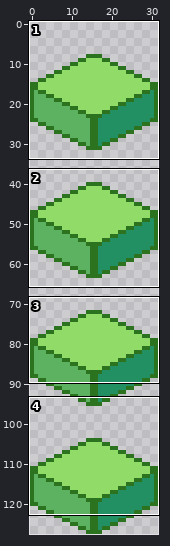
Two states of a pixel-art file, Assets/Art/S_Wall_Generic.aseprite. The picture above shows the old version from afar; the outline marks the close-up.
Close-up. Old version:
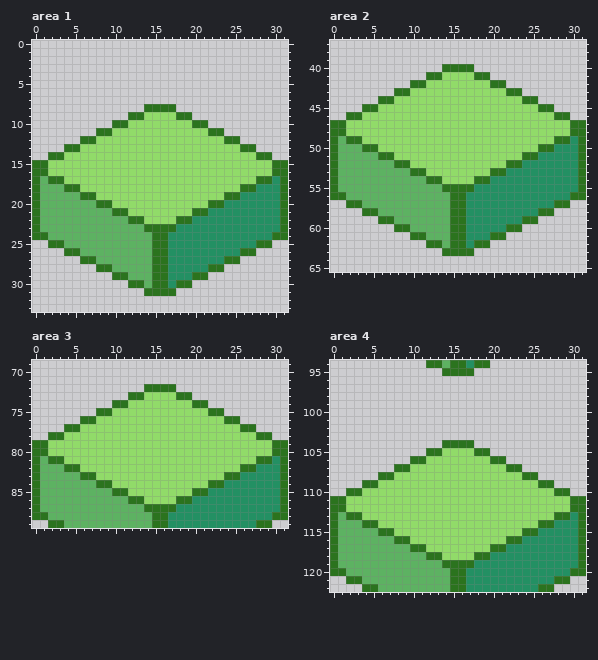
32x128 pixels, 1 frame. Shown: area 1: x 0..31, y 0..33; area 2: x 0..31, y 37..65; area 3: x 0..31, y 69..89; area 4: x 0..31, y 94..122.
After:
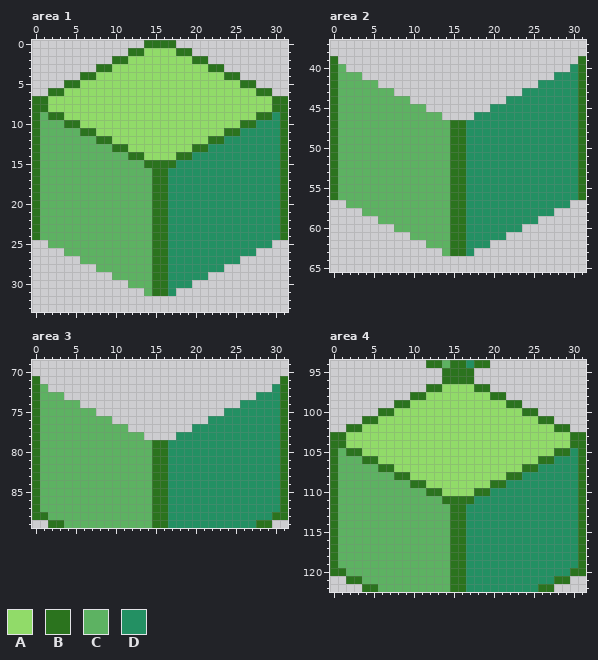
Palette (. is transparent): A #91db69  B #2b731e  C #5db262  D #239063
Changes in this commit:
Area 1:
y 0: x 14..17 .... -> BBBB
y 1: x 12..19 ........ -> BBAAAABB
y 2: x 10..21 ............ -> BBAAAAAAAABB
y 3: x 8..23 ................ -> BBAAAAAAAAAAAABB
y 4: x 6..25 .................... -> BBAAAAAAAAAAAAAAAABB
y 5: x 4..27 ........................ -> BBAAAAAAAAAAAAAAAAAAAABB
y 6: x 2..29 ............................ -> BBAAAAAAAAAAAAAAAAAAAAAAAABB
y 7: x 0..31 ................................ -> BBAAAAAAAAAAAAAAAAAAAAAAAAAAAABB
y 8: x 0..31 ..............BBBB.............. -> BBAAAAAAAAAAAAAAAAAAAAAAAAAAAABB
y 9: x 0..13 ............BB -> BCBBAAAAAAAAAA; x 18..31 BB............ -> AAAAAAAAAABBDB
y 10: x 0..11 ..........BB -> BCCCBBAAAAAA; x 20..31 BB.......... -> AAAAAABBDDDB
y 11: x 0..9 ........BB -> BCCCCCBBAA; x 22..31 BB........ -> AABBDDDDDB
y 12: x 0..9 ......BBAA -> BCCCCCCCBB; x 22..31 AABB...... -> BBDDDDDDDB
y 13: x 0..11 ....BBAAAAAA -> BCCCCCCCCCBB; x 20..31 AAAAAABB.... -> BBDDDDDDDDDB
y 14: x 0..13 ..BBAAAAAAAAAA -> BCCCCCCCCCCCBB; x 18..31 AAAAAAAAAABB.. -> BBDDDDDDDDDDDB
y 15: x 1..30 BAAAAAAAAAAAAAAAAAAAAAAAAAAAAB -> CCCCCCCCCCCCCBBBBDDDDDDDDDDDDD
y 16: x 1..30 BAAAAAAAAAAAAAAAAAAAAAAAAAAAAB -> CCCCCCCCCCCCCCBBDDDDDDDDDDDDDD
y 17: x 2..29 BBAAAAAAAAAAAAAAAAAAAAAAAABB -> CCCCCCCCCCCCCBBDDDDDDDDDDDDD
y 18: x 4..27 BBAAAAAAAAAAAAAAAAAAAABB -> CCCCCCCCCCCBBDDDDDDDDDDD
y 19: x 6..25 BBAAAAAAAAAAAAAAAABB -> CCCCCCCCCBBDDDDDDDDD
y 20: x 8..23 BBAAAAAAAAAAAABB -> CCCCCCCBBDDDDDDD
y 21: x 10..21 BBAAAAAAAABB -> CCCCCBBDDDDD
y 22: x 12..19 BBAAAABB -> CCCBBDDD
y 23: x 14 B -> C; x 17 B -> D
y 24: x 1 B -> C; x 30 B -> D
y 25: x 2..3 BB -> CC; x 28..29 BB -> DD
y 26: x 4..5 BB -> CC; x 26..27 BB -> DD
y 27: x 6..7 BB -> CC; x 24..25 BB -> DD
y 28: x 8..9 BB -> CC; x 22..23 BB -> DD
y 29: x 10..11 BB -> CC; x 20..21 BB -> DD
y 30: x 12..13 BB -> CC; x 18..19 BB -> DD
y 31: x 14 B -> C; x 17 B -> D
Area 2:
y 39: x 0 . -> B; x 31 . -> B
y 40: x 0..1 .. -> BC; x 14..17 BBBB -> ....; x 30..31 .. -> DB
y 41: x 0..3 .... -> BCCC; x 12..19 BBAAAABB -> ........; x 28..31 .... -> DDDB
y 42: x 0..5 ...... -> BCCCCC; x 10..21 BBAAAAAAAABB -> ............; x 26..31 ...... -> DDDDDB
y 43: x 0..31 ........BBAAAAAAAAAAAABB........ -> BCCCCCCC................DDDDDDDB
y 44: x 0..31 ......BBAAAAAAAAAAAAAAAABB...... -> BCCCCCCCCC............DDDDDDDDDB
y 45: x 0..31 ....BBAAAAAAAAAAAAAAAAAAAABB.... -> BCCCCCCCCCCC........DDDDDDDDDDDB
y 46: x 0..31 ..BBAAAAAAAAAAAAAAAAAAAAAAAABB.. -> BCCCCCCCCCCCCC....DDDDDDDDDDDDDB
y 47..48: x 1..30 BAAAAAAAAAAAAAAAAAAAAAAAAAAAAB -> CCCCCCCCCCCCCCBBDDDDDDDDDDDDDD
y 49: x 2..29 BBAAAAAAAAAAAAAAAAAAAAAAAABB -> CCCCCCCCCCCCCBBDDDDDDDDDDDDD
y 50: x 4..27 BBAAAAAAAAAAAAAAAAAAAABB -> CCCCCCCCCCCBBDDDDDDDDDDD
y 51: x 6..25 BBAAAAAAAAAAAAAAAABB -> CCCCCCCCCBBDDDDDDDDD
y 52: x 8..23 BBAAAAAAAAAAAABB -> CCCCCCCBBDDDDDDD
y 53: x 10..21 BBAAAAAAAABB -> CCCCCBBDDDDD
y 54: x 12..19 BBAAAABB -> CCCBBDDD
y 55: x 14 B -> C; x 17 B -> D
y 56: x 1 B -> C; x 30 B -> D
y 57: x 2..3 BB -> CC; x 28..29 BB -> DD
y 58: x 4..5 BB -> CC; x 26..27 BB -> DD
y 59: x 6..7 BB -> CC; x 24..25 BB -> DD
y 60: x 8..9 BB -> CC; x 22..23 BB -> DD
y 61: x 10..11 BB -> CC; x 20..21 BB -> DD
y 62: x 12..13 BB -> CC; x 18..19 BB -> DD
y 63: x 14 B -> C; x 17 B -> D
Area 3:
y 71: x 0 . -> B; x 31 . -> B
y 72: x 0..1 .. -> BC; x 14..17 BBBB -> ....; x 30..31 .. -> DB
y 73: x 0..3 .... -> BCCC; x 12..19 BBAAAABB -> ........; x 28..31 .... -> DDDB
y 74: x 0..5 ...... -> BCCCCC; x 10..21 BBAAAAAAAABB -> ............; x 26..31 ...... -> DDDDDB
y 75: x 0..31 ........BBAAAAAAAAAAAABB........ -> BCCCCCCC................DDDDDDDB
y 76: x 0..31 ......BBAAAAAAAAAAAAAAAABB...... -> BCCCCCCCCC............DDDDDDDDDB
y 77: x 0..31 ....BBAAAAAAAAAAAAAAAAAAAABB.... -> BCCCCCCCCCCC........DDDDDDDDDDDB
y 78: x 0..31 ..BBAAAAAAAAAAAAAAAAAAAAAAAABB.. -> BCCCCCCCCCCCCC....DDDDDDDDDDDDDB
y 79..80: x 1..30 BAAAAAAAAAAAAAAAAAAAAAAAAAAAAB -> CCCCCCCCCCCCCCBBDDDDDDDDDDDDDD
y 81: x 2..29 BBAAAAAAAAAAAAAAAAAAAAAAAABB -> CCCCCCCCCCCCCBBDDDDDDDDDDDDD
y 82: x 4..27 BBAAAAAAAAAAAAAAAAAAAABB -> CCCCCCCCCCCBBDDDDDDDDDDD
y 83: x 6..25 BBAAAAAAAAAAAAAAAABB -> CCCCCCCCCBBDDDDDDDDD
y 84: x 8..23 BBAAAAAAAAAAAABB -> CCCCCCCBBDDDDDDD
y 85: x 10..21 BBAAAAAAAABB -> CCCCCBBDDDDD
y 86: x 12..19 BBAAAABB -> CCCBBDDD
y 87: x 14 B -> C; x 17 B -> D
Area 4:
y 96: x 14..17 .... -> BBBB
y 97: x 12..19 ........ -> BBAAAABB
y 98: x 10..21 ............ -> BBAAAAAAAABB
y 99: x 8..23 ................ -> BBAAAAAAAAAAAABB
y 100: x 6..25 .................... -> BBAAAAAAAAAAAAAAAABB
y 101: x 4..27 ........................ -> BBAAAAAAAAAAAAAAAAAAAABB
y 102: x 2..29 ............................ -> BBAAAAAAAAAAAAAAAAAAAAAAAABB
y 103: x 0..31 ................................ -> BBAAAAAAAAAAAAAAAAAAAAAAAAAAAABB
y 104: x 0..31 ..............BBBB.............. -> BBAAAAAAAAAAAAAAAAAAAAAAAAAAAABB
y 105: x 0..13 ............BB -> BCBBAAAAAAAAAA; x 18..31 BB............ -> AAAAAAAAAABBDB
y 106: x 0..11 ..........BB -> BCCCBBAAAAAA; x 20..31 BB.......... -> AAAAAABBDDDB
y 107: x 0..9 ........BB -> BCCCCCBBAA; x 22..31 BB........ -> AABBDDDDDB
y 108: x 0..9 ......BBAA -> BCCCCCCCBB; x 22..31 AABB...... -> BBDDDDDDDB
y 109: x 0..11 ....BBAAAAAA -> BCCCCCCCCCBB; x 20..31 AAAAAABB.... -> BBDDDDDDDDDB
y 110: x 0..13 ..BBAAAAAAAAAA -> BCCCCCCCCCCCBB; x 18..31 AAAAAAAAAABB.. -> BBDDDDDDDDDDDB
y 111: x 1..30 BAAAAAAAAAAAAAAAAAAAAAAAAAAAAB -> CCCCCCCCCCCCCBBBBDDDDDDDDDDDDD
y 112: x 1..30 BAAAAAAAAAAAAAAAAAAAAAAAAAAAAB -> CCCCCCCCCCCCCCBBDDDDDDDDDDDDDD
y 113: x 2..29 BBAAAAAAAAAAAAAAAAAAAAAAAABB -> CCCCCCCCCCCCCBBDDDDDDDDDDDDD
y 114: x 4..27 BBAAAAAAAAAAAAAAAAAAAABB -> CCCCCCCCCCCBBDDDDDDDDDDD
y 115: x 6..25 BBAAAAAAAAAAAAAAAABB -> CCCCCCCCCBBDDDDDDDDD
y 116: x 8..23 BBAAAAAAAAAAAABB -> CCCCCCCBBDDDDDDD
y 117: x 10..21 BBAAAAAAAABB -> CCCCCBBDDDDD
y 118: x 12..19 BBAAAABB -> CCCBBDDD
y 119: x 14 B -> C; x 17 B -> D
Where, in picture pixels (left, top, right, bottom), the same in both close-ups:
changed: (32, 40, 288, 296)
changed: (330, 56, 586, 256)
changed: (32, 376, 288, 512)
changed: (330, 376, 586, 568)
